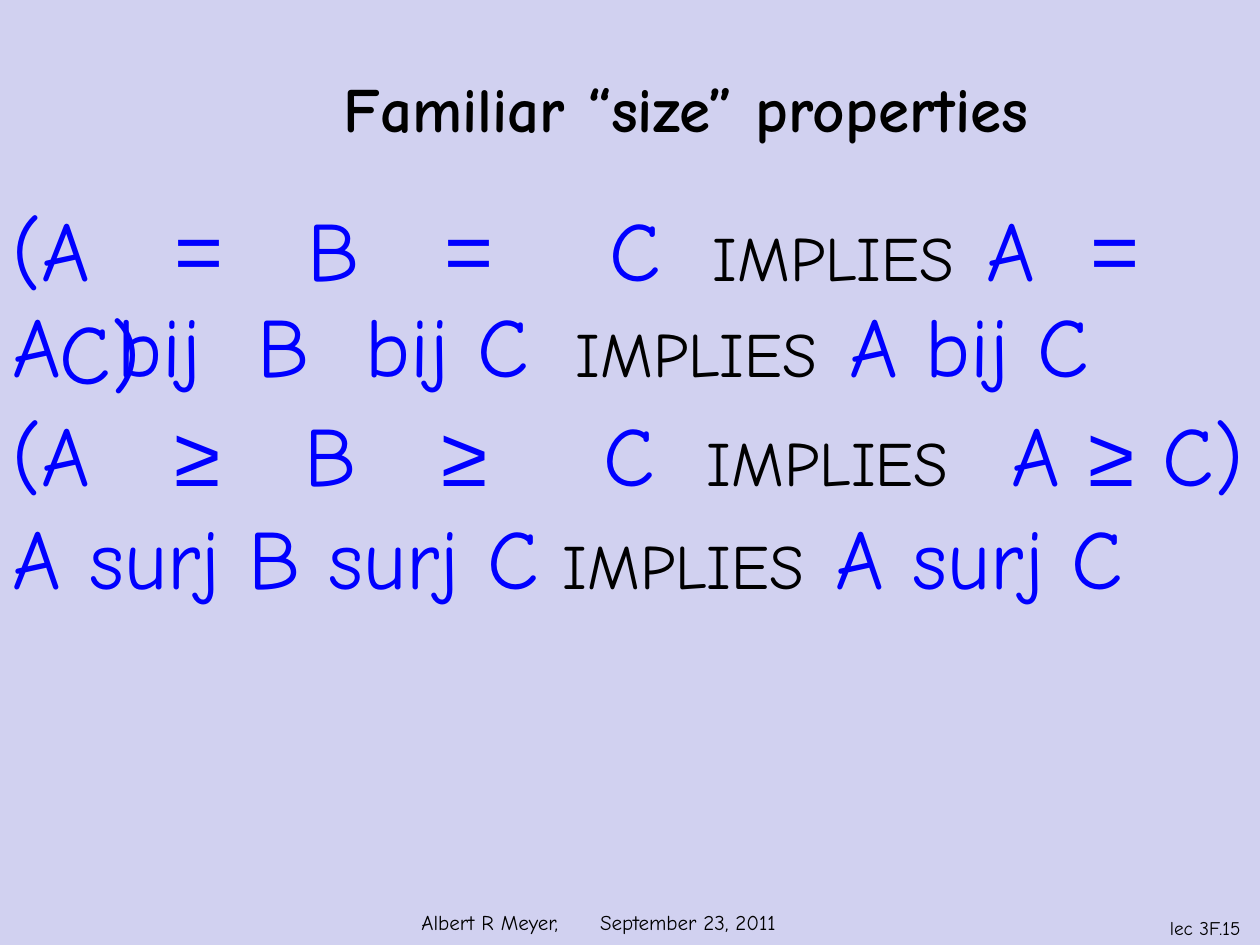
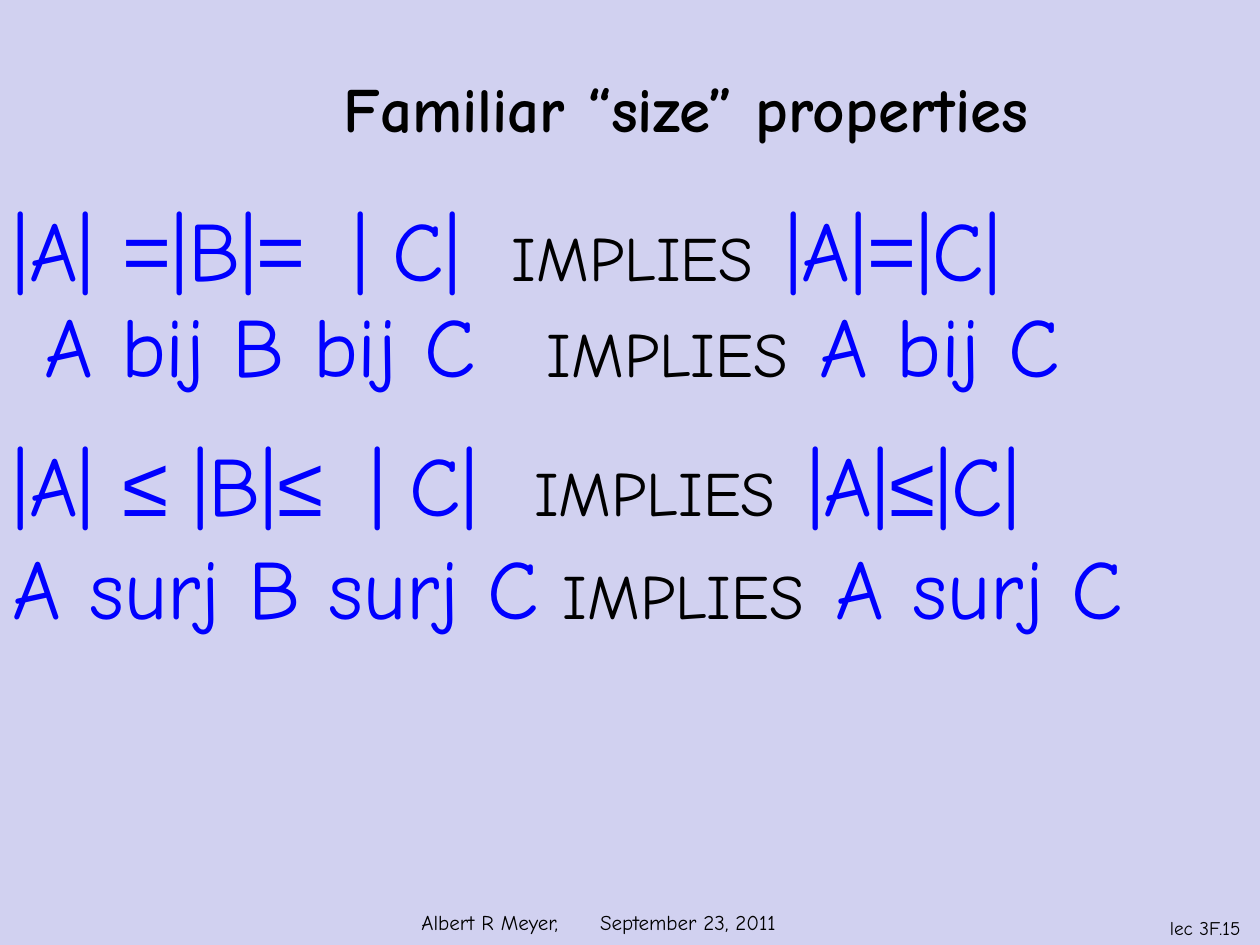
Before and after one commit to armeyer/mcs_web, a slide deck: slide 15 of fall11/slidesF11/slides3f.pptx. Drawn at 1260x945 pixels with LibreOffice and Linux fonts; fonts in the diff are those of the drawing; background and template pictures are left out. Boxes give left, top, right and bottom in pixels: in the first picture for what was removed or moved away, otherwise in the second. Text is boxed around its words. In the diff, an @@ line names an element or a change of style, - is before the commit and + after.

```diff
--- a/fall11/slidesF11/slides3f.pptx
+++ b/fall11/slidesF11/slides3f.pptx
@@ text at bbox=[13, 211, 1001, 296]: text changed @@
-(A = B = C IMPLIES A = C)
+|A| =|B|= | C| IMPLIES |A|=|C|
@@ text "A bij B bij C ..." rewrapped from bbox=[13, 318, 1090, 394] to bbox=[44, 319, 1061, 393] @@
@@ text at bbox=[13, 446, 1020, 531]: text changed @@
-(A ≥ B ≥ C IMPLIES A ≥ C)
+|A| ≤ |B|≤ | C| IMPLIES |A|≤|C|
@@ text "A surj B surj C ...": place and size @@
-text "A surj B surj C ..." at bbox=[13, 531, 1124, 605]
+text "A surj B surj C ..." at bbox=[13, 561, 1124, 635]
```
Also in this commit, not shown: 8 other slides changed, 1 other file.
